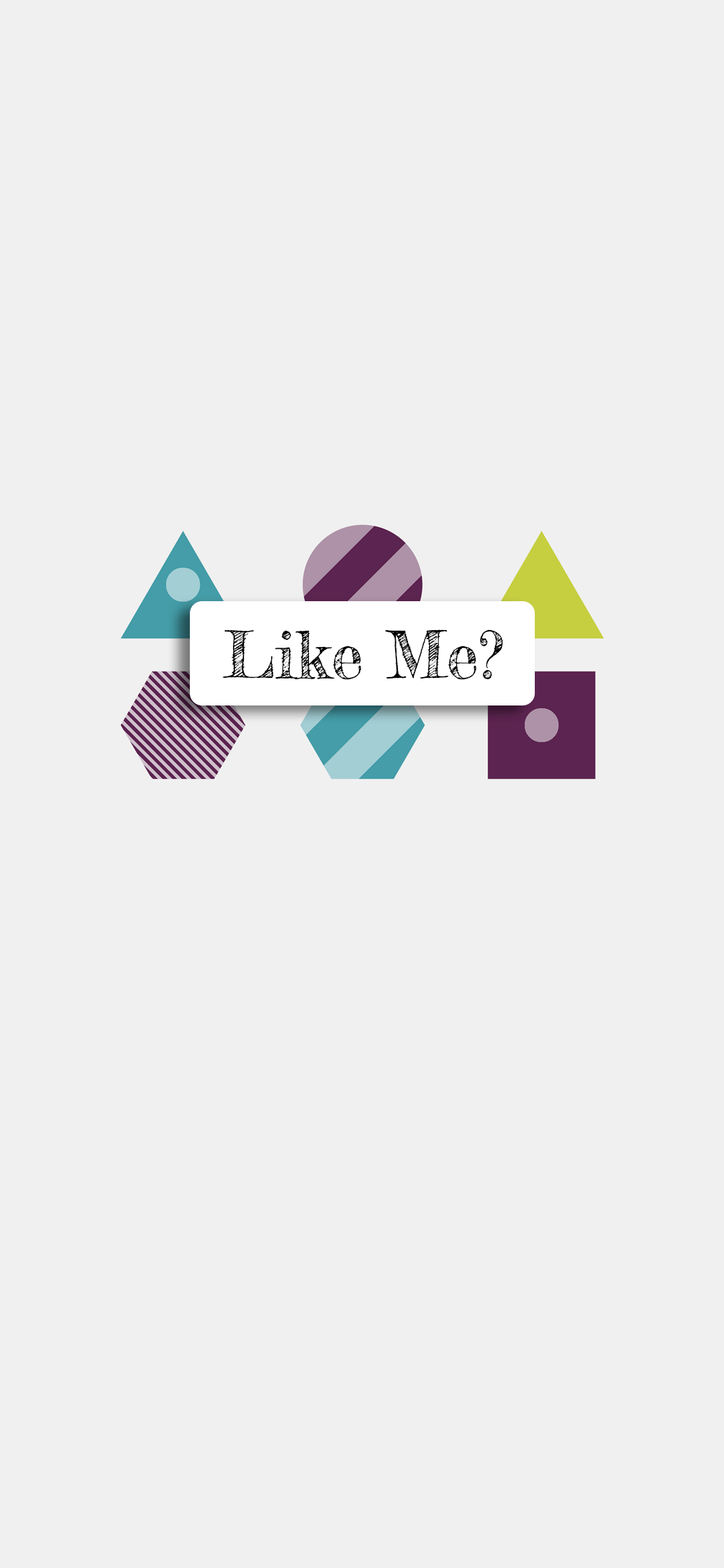
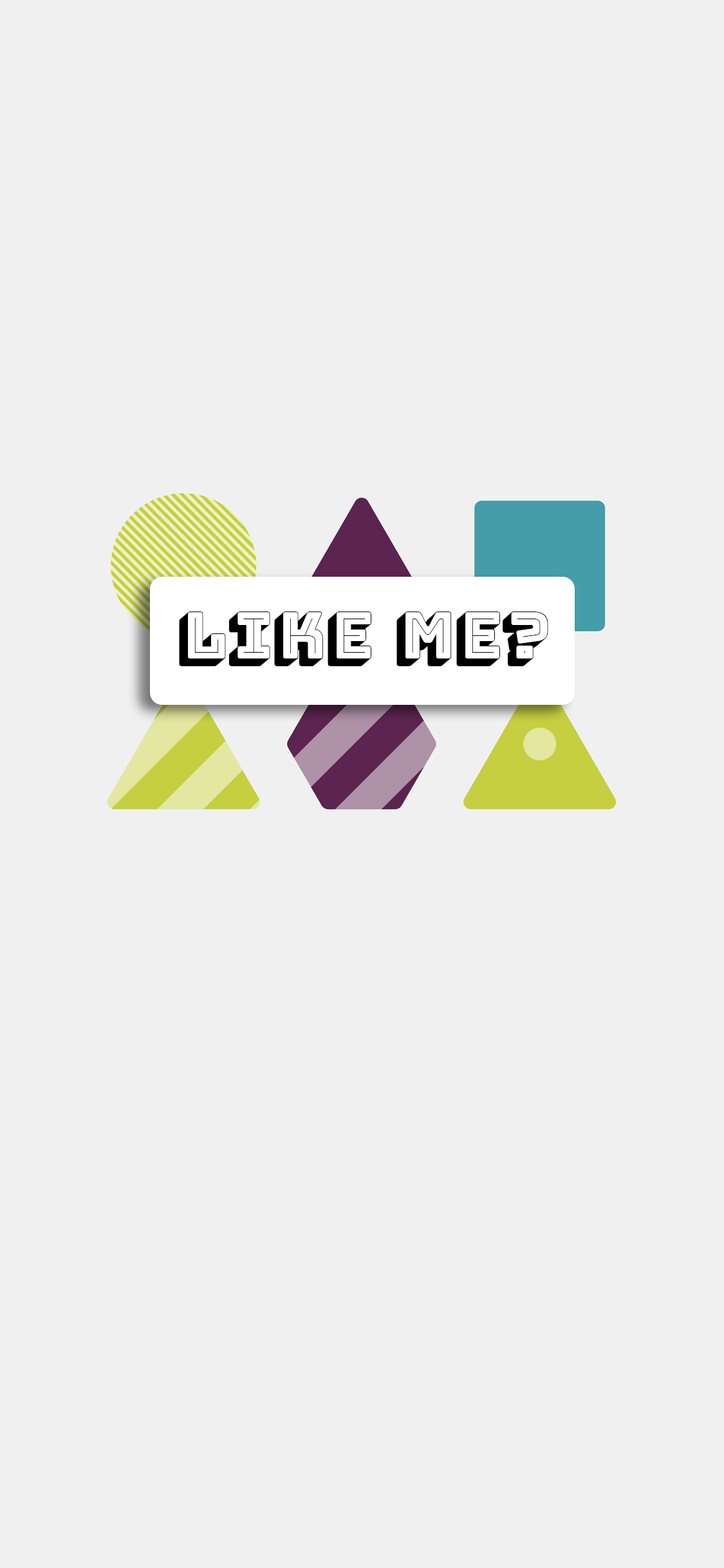
Layers edited between the first and the second w=724, h=1568 image:
painted on "Like Me?" over [178, 611, 549, 680]
painted on "Rectangle 1" over [149, 576, 575, 706]
added layer "Layer 3" above "Layer 2" over [106, 492, 618, 811]
